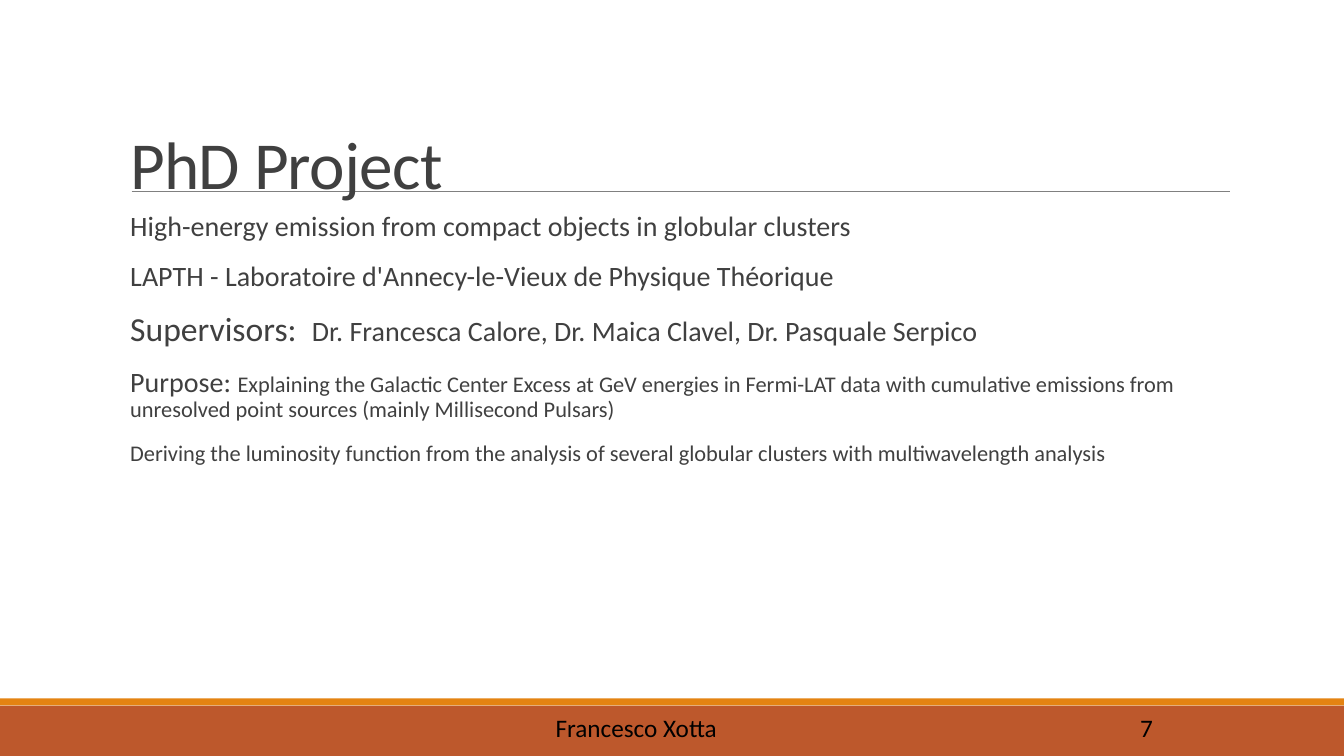
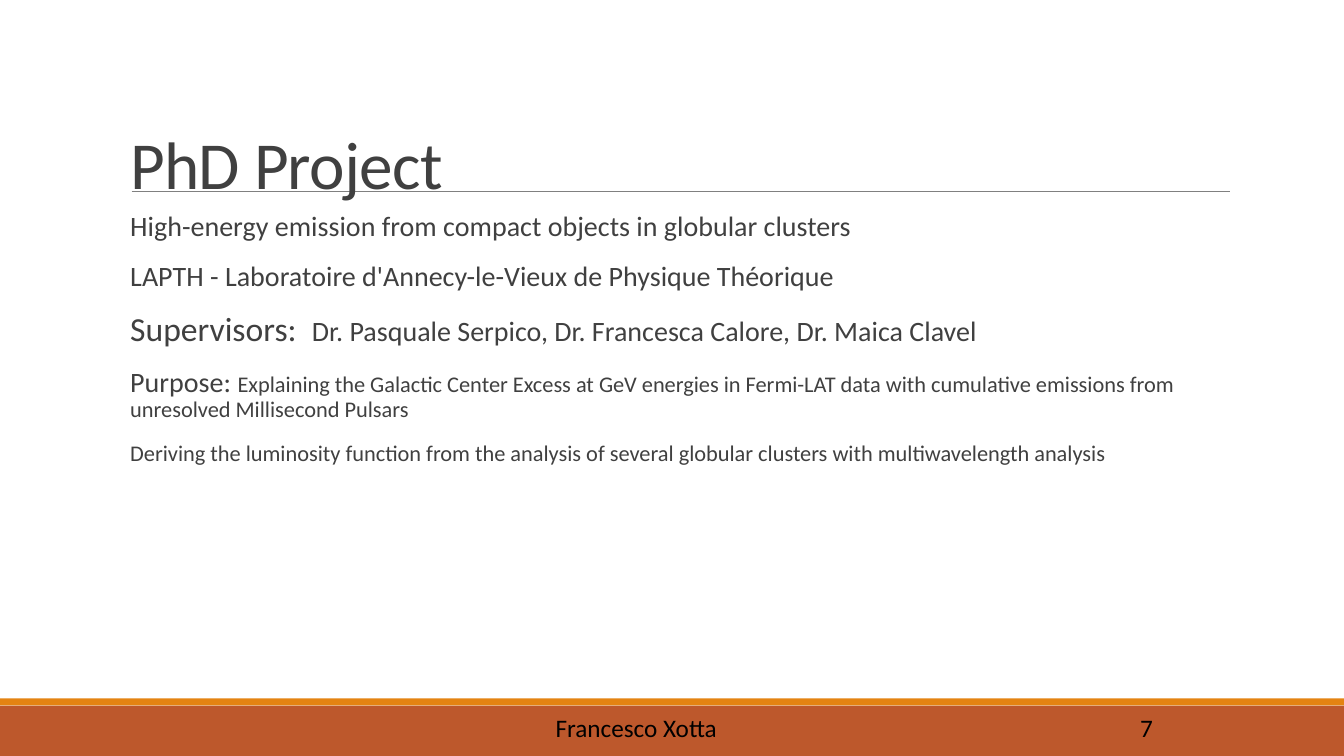
Before and after one commit to X0774/SimulationofGCE, a slide deck: slide 8 of Presentation.pptm. Drawn at 1344x756 pixels with LibreOffice and Linux fonts; fonts in the diff are those of the drawing. Boxes give left, top, right and bottom in pixels: in the first picture for what was removed or moved away, otherwise in the second. Text is boxed around its words. In the diff, an @@ line names an element or a change of style, - is before the commit and + after.

```diff
--- a/Presentation.pptm
+++ b/Presentation.pptm
@@ text at (x1=130, y1=318, x2=1174, y2=417): text changed @@
-  Supervisors: Dr. Francesca Calore, Dr. Maica Clavel, Dr. Pasquale Serpico
-  Purpose: Explaining the Galactic Center Excess at GeV energies in Fermi-LAT data with cumulative emissions from unresolved point sources (mainly Millisecond Pulsars)
+  Supervisors: Dr. Pasquale Serpico, Dr. Francesca Calore, Dr. Maica Clavel
+  Purpose: Explaining the Galactic Center Excess at GeV energies in Fermi-LAT data with cumulative emissions from unresolved Millisecond Pulsars
```
Also in this commit, not shown: 10 other slides changed, 3 slides added.
